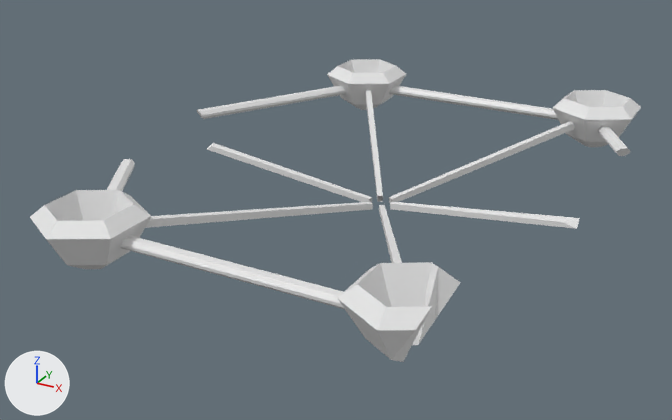
The FBX model Assets/_Visual/Environment/_Interiors/Landmarks/Temple/Extras/PuzzleParts/LowerHexagon.fbx: old version first, new version second.
Camera for both pictures: a camera (50 mm lens) standing at (1.59, -2.41, 2.11) and looking at (0.14, 0.24, 0.79). Arrows for +X, +Y and +Z are at lower left; the lights stay in place. Where no turn or scale is listed for an object, it has been applied to the vertices.

The scene before the commit, as lines of its bpy script (objects in view):
```python
me_cylinder_001 = bpy.data.meshes.new('Cylinder.001')
me_cylinder_001.from_pydata(...)  # 245 vertices, 223 faces; spans x -0.94..0.72, y -1.07..1.07, z 1.47..1.71
ob_cylinder_001 = bpy.data.objects.new('Cylinder.001', me_cylinder_001)
ob_cylinder_001.location = (0.273, 0.324, -0.672)
```
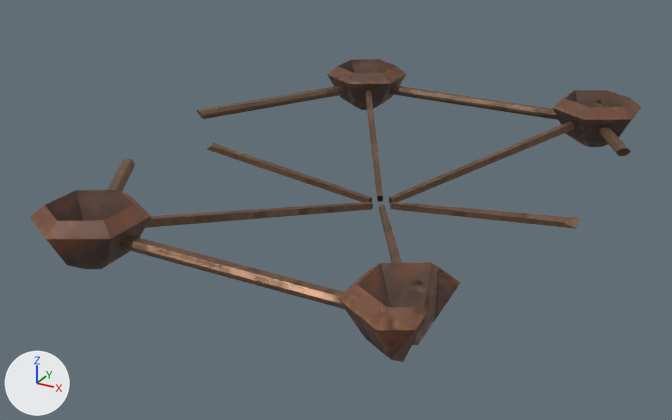
The newer file is also turned or shifted as a whole; pictures and numbers use the older file's frame.

The change, as a diff of the scene's bpy script:
```diff
--- a/Assets/_Visual/Environment/_Interiors/Landmarks/Temple/Extras/PuzzleParts/LowerHexagon.fbx.py
+++ b/Assets/_Visual/Environment/_Interiors/Landmarks/Temple/Extras/PuzzleParts/LowerHexagon.fbx.py
@@ img_puzzle_meio_puzzle_meio_metallic_png @@
+img_puzzle_meio_puzzle_meio_metallic_png = load_image('Puzzle Meio_Puzzle meio_Metallic.png', 'Textures/Puzzle Meio_Puzzle meio_Metallic.png', 512, 512, 'Non-Color')
@@ img_puzzle_meio_puzzle_meio_normal_png @@
+img_puzzle_meio_puzzle_meio_normal_png = load_image('Puzzle Meio_Puzzle meio_Normal.png', 'Textures/Puzzle Meio_Puzzle meio_Normal.png', 512, 512, 'Non-Color')
@@ img_puzzle_meio_puzzle_meio_basecolor_png @@
+img_puzzle_meio_puzzle_meio_basecolor_png = load_image('Puzzle Meio_Puzzle meio_BaseColor.png', 'Textures/Puzzle Meio_Puzzle meio_BaseColor.png', 512, 512, 'sRGB')
@@ img_puzzle_meio_puzzle_meio_roughness_png @@
+img_puzzle_meio_puzzle_meio_roughness_png = load_image('Puzzle Meio_Puzzle meio_Roughness.png', 'Textures/Puzzle Meio_Puzzle meio_Roughness.png', 512, 512, 'Non-Color')
@@ mat_puzzle_meio @@
+mat_puzzle_meio = bpy.data.materials.new('Puzzle meio')
+# uses the picture img_puzzle_meio_puzzle_meio_basecolor_png
+# uses the picture img_puzzle_meio_puzzle_meio_metallic_png
+# uses the picture img_puzzle_meio_puzzle_meio_normal_png
+# uses the picture img_puzzle_meio_puzzle_meio_roughness_png
@@ me_cylinder_001 @@
 me_cylinder_001.from_pydata(...)  # 245 vertices, 223 faces; spans x -0.94..0.72, y -1.07..1.07, z 1.47..1.71
+me_cylinder_001.materials.append(mat_puzzle_meio)
```

Pixel boxes (x1, y1, x2, y2) of what changed, in the pictures (672 x 420 px):
'Cylinder.001', recoloured (white to brown): (30, 59, 641, 362) in both
